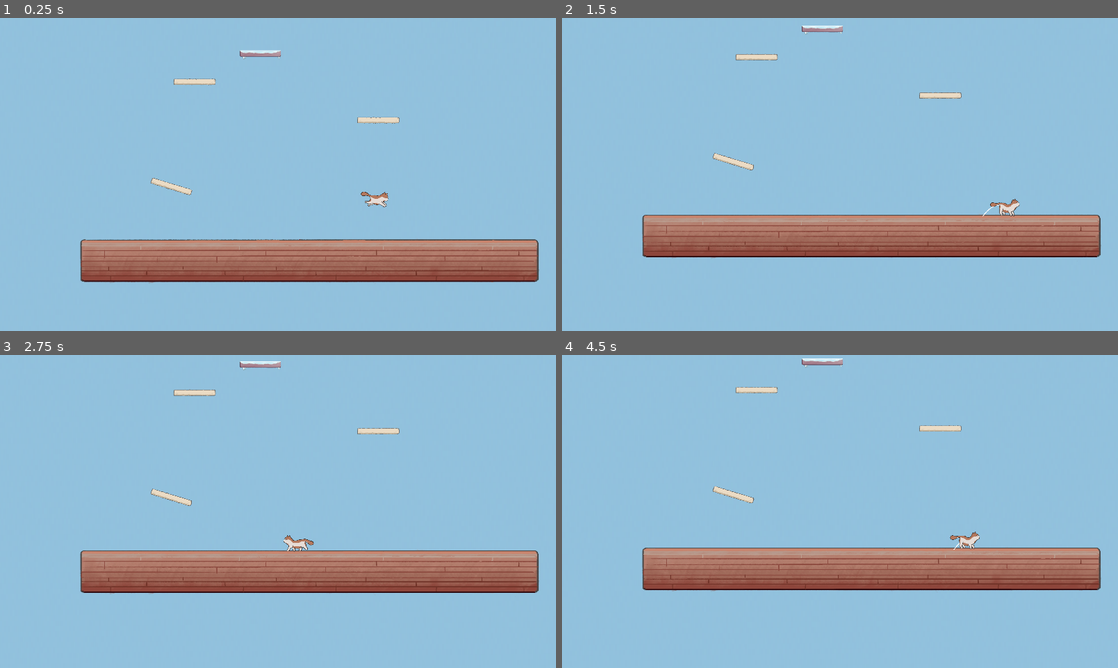
Above: before the commit, frames 1-4 (two rows, left to right).
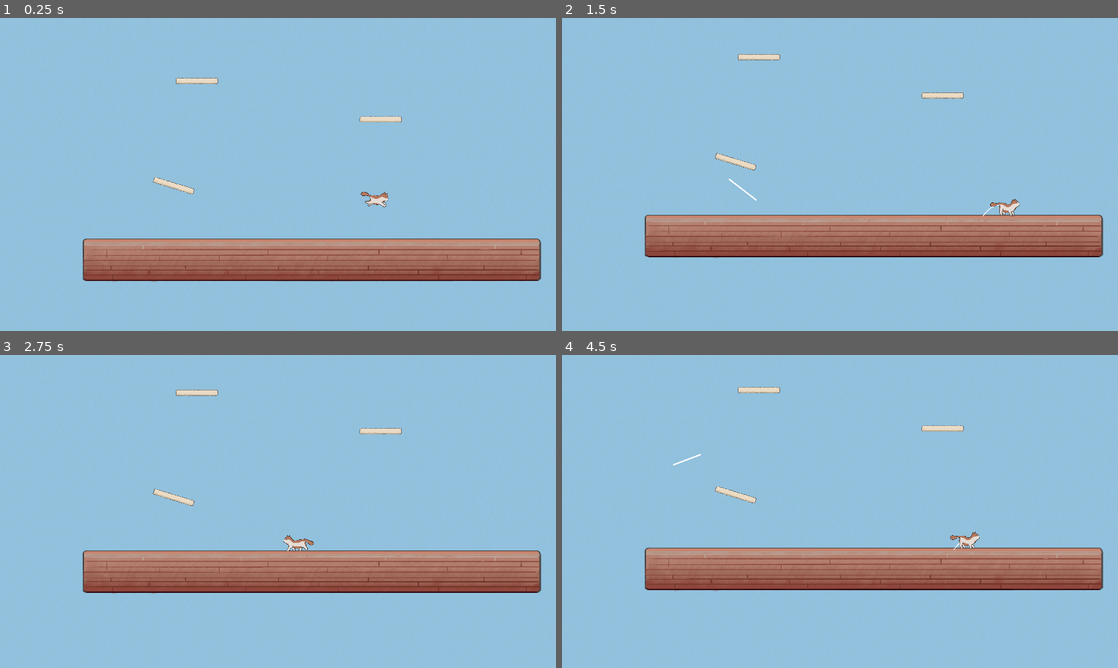
Above: after the commit, the same moments.

Repository: speedacm/Game-Dev-Catformer
Game: Godot game, scene res://Scenes/main.tscn
The game is run twice, just before and just after one commit, with the same random seed, the same clock (stepped at 60 frames per second) and the same inputs.
Inputs (mouse positions are in pixels of both pictures, inside the frame that each line leads up to):
- Up to frame 1 (0.25 s): no input
- Up to frame 2 (1.5 s): move the mouse to (962, 158) at 0.52 s; press the mouse at (962, 158) at 0.53 s; hold Right (ui_right) 0.53-1.25 s; tap C (c) at 0.8 s; release the mouse at (962, 158) at 1.25 s; drag from (728, 190) to (812, 237) at 1.27 s
- Up to frame 3 (2.75 s): move the mouse to (333, 442) at 2.02 s; hold Left (ui_left) from 2.03 s (still down); hold E (hold) from 2.03 s (still down); click (333, 442) at 2.3 s
- Up to frame 4 (4.5 s): release Left (ui_left) at 2.75 s; release E (hold) at 2.75 s; drag from (812, 574) to (673, 464) at 2.77 s; move the mouse to (1006, 558) at 3.52 s; hold Right (ui_right) 3.53-4.25 s; hold E (hold) 3.53-4.25 s; tap C (c) at 3.6 s; click (1006, 558) at 3.67 s; drag from (673, 464) to (756, 433) at 4.27 s

The runs differ from the first frame. In frame 1, 4.3% of the frame differs, in the area x 14-98%, y 10-85%; in frame 2, 0.7%; in frame 3, 0.6%; in frame 4, 0.7%.

Commit message:
Dgc moving platform (#27)
* beggining testing

* Removed old dragline

* change var names and other changes

* Locked X position of camera, added position smoothing

* Squashed commit of the following:

commit 3b82d613efa6a607911daf2a8b4f24061b798514
Author: Jtlafollette2 <112487417+Jtlafollette2@users.noreply.github.com>
Date:   Wed Nov 1 19:30:47 2023 -0400

    Added the ability to cancel a jump (#23)

    By pressing "c," you can cancel the jump.  It is controlled by the "jump_attempt" variable in dragline, which is true when a jump is being attempted and false otherwise.

commit 3223b892bbd854d5303c8645dfb6eb6976146164
Author: Devin Ward <69913344+wDvy@users.noreply.github.com>
Date:   Wed Nov 1 19:04:41 2023 -0400

    mergeplats (#22)

commit bf45577485337d8db397257b8a9c4d274843a886
Author: Devin Ward <69913344+wDvy@users.noreply.github.com>
Date:   Wed Nov 1 18:45:03 2023 -0400

    Drop point (#21)

    Co-authored-by: Austyn-Reichback <alreic03@louisville.edu>

commit 55c2da91a8cb5bc2d5b9932a060812b2d7c77959
Author: Devin Ward <69913344+wDvy@users.noreply.github.com>
Date:   Wed Nov 1 18:25:58 2023 -0400

    Hb animations (#19)

    * Added animation frames

    Change to spritesheet later

    * fix

    * Cat Animations

    ---------

    Co-authored-by: BigHBen <hdbenson17@gmail.com>

commit e846c713956038ed5f289f387c6f3ba466a1d101
Author: Bluedog77 <46378662+Bluedog77@users.noreply.github.com>
Date:   Wed Nov 1 18:06:32 2023 -0400

    Dgc camera (#18)

    * beggining testing

    * Removed old dragline

    * change var names and other changes

    * Locked X position of camera, added position smoothing

* added dragline

* Merge branch 'dgc-camera'

* Moving Platforms!

* Fixed platform player velocity interactions

* fix

Diff:
--- /dev/null
+++ b/Scenes/UILine.gd
@@ -0,0 +1,22 @@
+extends Line2D
+@onready var player := find_parent("player")
+
+# Called when the node enters the scene tree for the first time.
+func _ready():
+	pass
+
+# Called every frame. 'delta' is the elapsed time since the previous frame.
+func _process(delta):
+	pass
+
+func _input(event: InputEvent) -> void:
+	if player.is_on_floor():
+		if Input.is_action_just_pressed("Click"):
+			show()
+			points[0] = get_local_mouse_position()
+		if Input.is_action_pressed("Click"): #while holding down mouse button
+			points[1] = get_local_mouse_position()
+		if Input.is_action_just_released("Click"):
+			hide()
+		if Input.is_action_just_pressed("c"):
+			hide()
--- a/Scenes/highfric.tscn
+++ b/Scenes/highfric.tscn
@@ -1,7 +1,9 @@
-[gd_scene load_steps=3 format=3 uid="uid://d4a8g3n7wphyr"]
+[gd_scene load_steps=3 format=3 uid="uid://cdqydwartk8a6"]
 
 [ext_resource type="PackedScene" uid="uid://cxuchcpo4q2cs" path="res://Scenes/platform.tscn" id="1_cb41q"]
-[ext_resource type="Texture2D" uid="uid://bw45y68d5vptb" path="res://Asset_Pack/statics/Game-Dev-Catformer - HF_Platform.png" id="2_1iebe"]
+
+[ext_resource type="Texture2D" uid="uid://cslgexevvtkam" path="res://Asset_Pack/statics/No Slide Platform.png" id="2_uufml"]
+
 
 [node name="highfricplat" instance=ExtResource("1_cb41q")]
 friction = 1.0
--- a/Scenes/kineplayer.tscn
+++ b/Scenes/kineplayer.tscn
@@ -1,9 +1,12 @@
-[gd_scene load_steps=12 format=3 uid="uid://bdhgxihnvqm3e"]
+[gd_scene load_steps=13 format=3 uid="uid://bdhgxihnvqm3e"]
 
 [ext_resource type="Script" path="res://Scripts/kineplayer.gd" id="1_n43a3"]
-[ext_resource type="Texture2D" uid="uid://ctw7kkrvtgm0y" path="res://Cat Animations/GameDevCatformer(SpriteSheet2).png" id="2_8e8k0"]
-[ext_resource type="Texture2D" uid="uid://b1j40utw4anm1" path="res://Asset_Pack/statics/Screenshot 2023-10-04 at 6.39.47 PM.png" id="3_1eeqk"]
+
+[ext_resource type="Texture2D" uid="uid://e0o6y5cg28qc" path="res://Cat Animations/GameDevCatformer(SpriteSheet2).png" id="2_8e8k0"]
+[ext_resource type="Texture2D" uid="uid://bsbi3nw6kew6q" path="res://Asset_Pack/statics/Screenshot 2023-10-04 at 6.39.47 PM.png" id="3_1eeqk"]
+
 [ext_resource type="Script" path="res://Scenes/Camera2D.gd" id="3_xp0tx"]
+[ext_resource type="Script" path="res://Scenes/UILine.gd" id="4_88xvk"]
 
 [sub_resource type="RectangleShape2D" id="RectangleShape2D_4xgcb"]
 size = Vector2(127, 129)
@@ -123,6 +126,10 @@
 drag_vertical_offset = -1.0
 script = ExtResource("3_xp0tx")
 
+[node name="UILine" type="Line2D" parent="Camera2D"]
+points = PackedVector2Array(6, -1, 6, 0)
+script = ExtResource("4_88xvk")
+
 [node name="Sprite2D2" type="Sprite2D" parent="."]
 visible = false
 z_index = -3
--- a/Scenes/lowfric.tscn
+++ b/Scenes/lowfric.tscn
@@ -1,9 +1,11 @@
-[gd_scene load_steps=3 format=3 uid="uid://bm31x1j2fs4a1"]
+[gd_scene load_steps=3 format=3 uid="uid://bichttx25c1lw"]
 
 [ext_resource type="PackedScene" uid="uid://cxuchcpo4q2cs" path="res://Scenes/platform.tscn" id="1_j25k8"]
-[ext_resource type="Texture2D" uid="uid://byj1ke40125qo" path="res://Asset_Pack/statics/Game-Dev-Catformer - LF_Platform.png" id="2_3bes1"]
 
-[node name="lowfricplat" instance=ExtResource("1_j25k8")]
+[ext_resource type="Texture2D" uid="uid://nl28e2lyy4vt" path="res://Asset_Pack/statics/Slide platform.png" id="2_3ienx"]
+
+[node name="platform3" instance=ExtResource("1_j25k8")]
+
 friction = 0.0
 
 [node name="Sprite2D" parent="." index="0"]
--- a/Scenes/main.tscn
+++ b/Scenes/main.tscn
@@ -8,4 +8,4 @@
 [node name="Cat" parent="." instance=ExtResource("1_6nmq3")]
 
 [node name="Level1" parent="." instance=ExtResource("2_faqfv")]
-position = Vector2(-673, -221)
+position = Vector2(-657, -227)
--- a/Scenes/map.tscn
+++ b/Scenes/map.tscn
@@ -1,4 +1,5 @@
 [gd_scene load_steps=8 format=3 uid="uid://bv5iafq5y71bk"]
+
 
 [ext_resource type="Texture2D" uid="uid://cgc3l35wbdf8q" path="res://Asset_Pack/First_Level_pt2.png" id="2_fpjj3"]
 [ext_resource type="PackedScene" uid="uid://cxuchcpo4q2cs" path="res://Scenes/platform.tscn" id="2_kcbli"]
@@ -7,6 +8,7 @@
 [ext_resource type="PackedScene" uid="uid://bm31x1j2fs4a1" path="res://Scenes/lowfric.tscn" id="5_q510l"]
 [ext_resource type="PackedScene" uid="uid://d4a8g3n7wphyr" path="res://Scenes/highfric.tscn" id="6_hdb2k"]
 [ext_resource type="PackedScene" uid="uid://h32gt51wlunb" path="res://Scenes/scratch_pad.tscn" id="7_mxtyo"]
+
 
 [node name="Level1" type="Node2D"]
 
@@ -71,6 +73,7 @@
 scale = Vector2(1.6, 1.6)
 
 [node name="platform18" parent="." instance=ExtResource("6_hdb2k")]
+
 position = Vector2(-75, -4665)
 
 [node name="Scratch Pad" parent="." instance=ExtResource("7_mxtyo")]
--- /dev/null
+++ b/Scenes/movingPlatform.tscn
@@ -0,0 +1,38 @@
+[gd_scene load_steps=4 format=3 uid="uid://6jd7bdmni75w"]
+
+[ext_resource type="PackedScene" uid="uid://cxuchcpo4q2cs" path="res://Scenes/platform.tscn" id="1_i30jq"]
+
+[sub_resource type="Animation" id="Animation_dg2ue"]
+resource_name = "movementLoop"
+length = 2.0
+loop_mode = 1
+tracks/0/type = "value"
+tracks/0/imported = false
+tracks/0/enabled = true
+tracks/0/path = NodePath(".:position")
+tracks/0/interp = 2
+tracks/0/loop_wrap = true
+tracks/0/keys = {
+"times": PackedFloat32Array(0, 1, 2),
+"transitions": PackedFloat32Array(1, 1, 1),
+"update": 0,
+"values": [Vector2(1, 0), Vector2(523, 0), Vector2(1, 0)]
+}
+
+[sub_resource type="AnimationLibrary" id="AnimationLibrary_r4ejq"]
+_data = {
+"movementLoop": SubResource("Animation_dg2ue")
+}
+
+[node name="MovingPlatform" type="Node2D"]
+
+[node name="platform" parent="." instance=ExtResource("1_i30jq")]
+position = Vector2(523, 0)
+
+[node name="AnimationPlayer" type="AnimationPlayer" parent="platform"]
+autoplay = "movementLoop"
+playback_default_blend_time = 0.2
+speed_scale = 0.75
+libraries = {
+"": SubResource("AnimationLibrary_r4ejq")
+}
--- a/Scenes/platform.tscn
+++ b/Scenes/platform.tscn
@@ -1,12 +1,14 @@
 [gd_scene load_steps=4 format=3 uid="uid://cxuchcpo4q2cs"]
 
 [ext_resource type="Script" path="res://Scripts/platform.gd" id="1_xrlwo"]
-[ext_resource type="Texture2D" uid="uid://bvmcfnt4w765c" path="res://Asset_Pack/statics/Game-Dev-Catformer Platform.png" id="2_0entx"]
+
+[ext_resource type="Texture2D" uid="uid://d05sh2g1fwddb" path="res://Asset_Pack/statics/Game-Dev-Catformer Platform.png" id="2_0entx"]
+
 
 [sub_resource type="RectangleShape2D" id="RectangleShape2D_hil6x"]
 size = Vector2(287, 37)
 
-[node name="platform" type="StaticBody2D"]
+[node name="platform2" type="AnimatableBody2D"]
 position = Vector2(1, 0)
 collision_layer = 5
 collision_mask = 5
--- /dev/null
+++ b/Scenes/platform_moving.tscn
@@ -0,0 +1,47 @@
+[gd_scene load_steps=6 format=3 uid="uid://dg3re3tri8tog"]
+
+[ext_resource type="Script" path="res://platformMoving.gd" id="1_oenin"]
+[ext_resource type="Texture2D" uid="uid://dght7bjyncte1" path="res://icon.svg" id="2_w2qcc"]
+
+[sub_resource type="RectangleShape2D" id="RectangleShape2D_wjflp"]
+size = Vector2(290, 42)
+
+[sub_resource type="Animation" id="Animation_e14f1"]
+resource_name = "moving"
+length = 2.0
+loop_mode = 1
+tracks/0/type = "value"
+tracks/0/imported = false
+tracks/0/enabled = true
+tracks/0/path = NodePath(".:position")
+tracks/0/interp = 1
+tracks/0/loop_wrap = true
+tracks/0/keys = {
+"times": PackedFloat32Array(0, 1, 2),
+"transitions": PackedFloat32Array(1, 1, 1),
+"update": 0,
+"values": [Vector2(0, 0), Vector2(300, 0), Vector2(0, 0)]
+}
+
+[sub_resource type="AnimationLibrary" id="AnimationLibrary_yjckq"]
+_data = {
+"moving": SubResource("Animation_e14f1")
+}
+
+[node name="platformMoving" type="AnimatableBody2D"]
+position = Vector2(300, 0)
+script = ExtResource("1_oenin")
+
+[node name="Sprite2D" type="Sprite2D" parent="."]
+position = Vector2(3.8147e-06, 0)
+scale = Vector2(2.28125, 0.34375)
+texture = ExtResource("2_w2qcc")
+
+[node name="CollisionShape2D" type="CollisionShape2D" parent="."]
+shape = SubResource("RectangleShape2D_wjflp")
+
+[node name="AnimationPlayer" type="AnimationPlayer" parent="."]
+autoplay = "moving"
+libraries = {
+"": SubResource("AnimationLibrary_yjckq")
+}
--- a/Scripts/Trajectory.gd
+++ b/Scripts/Trajectory.gd
@@ -2,11 +2,13 @@
 
 @onready var player = get_parent().get_node("player")
 @onready var dragline = get_parent().get_node("dragline")
-var max_points = 250
+var max_points = 250 / 1
 
 func update_trajectory(delta):
 	clear_points()
 	var pos = player.global_position
+	#var velAdjust = player.get_last_slide_collision().get_collider_velocity() #Adjusts trajectory based on current surfaces velocity
+	var velAdjust = 0
 	var vel = ((dragline.vec_start - dragline.vec_fin) * dragline.vel_multiplier)
 
 	# Ensure velocity doesn't exceed vel_length_max and turn trajectory indicator red if velocity is at its maximum
--- a/Scripts/dragline.gd
+++ b/Scripts/dragline.gd
@@ -25,10 +25,12 @@
 			jump_attempt = false
 
 			var vel = ((vec_start - vec_fin) * vel_multiplier)
+			var velAdjust = player.get_last_slide_collision().get_collider_velocity()
 
 			# Ensure the velocity doesn't exceed vel_length_max
 			if vel.length() > vel_length_max:
-				player.velocity = vel.normalized() * vel_length_max # fix this rate of slow down (way too harsh rn)
+
+				player.velocity = (vel.normalized() * vel_length_max) - velAdjust # fix this rate of slow down (way too harsh rn)
 
 			else:
 					player.velocity = vel
--- a/Scripts/kineplayer.gd
+++ b/Scripts/kineplayer.gd
@@ -19,12 +19,14 @@
 func _physics_process(delta):
 	# Add the gravity.
 
+
 	if not is_on_floor():
 		velocity.y += gravity * delta
 	var movement = move_and_slide()
 
 	if get_last_slide_collision() != null:
 		friction = get_last_slide_collision().get_collider().get_friction()
+		print(get_last_slide_collision().get_collider_velocity())
 
 	if is_on_floor():
 		var direction = Input.get_axis("ui_left", "ui_right")
